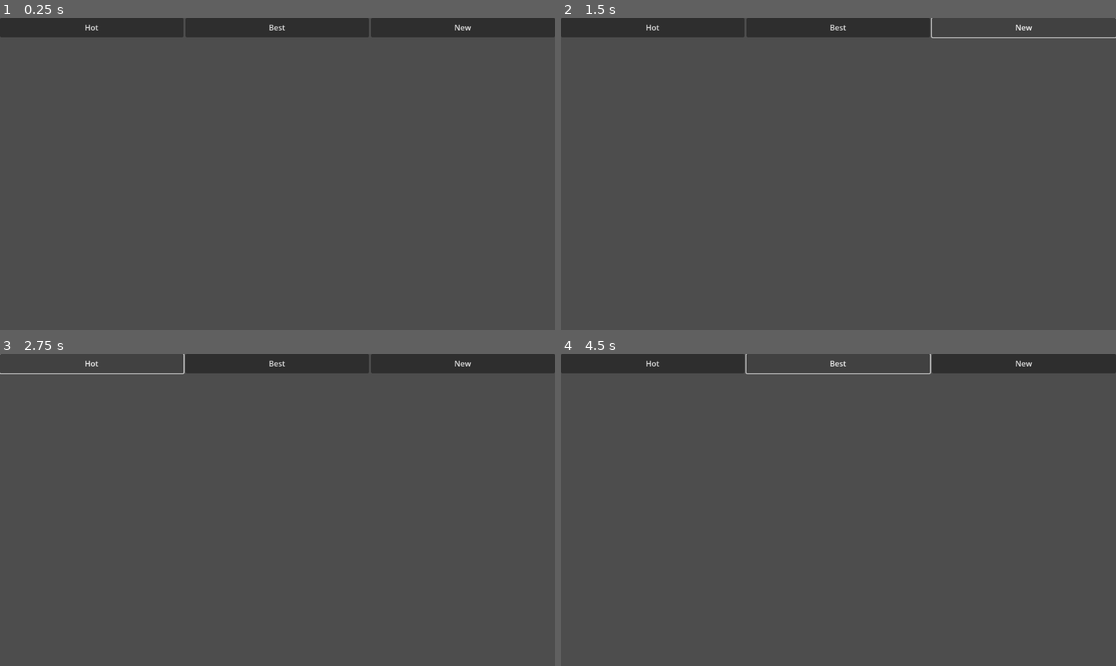
Above: before the commit, frames 1-4 (two rows, left to right).
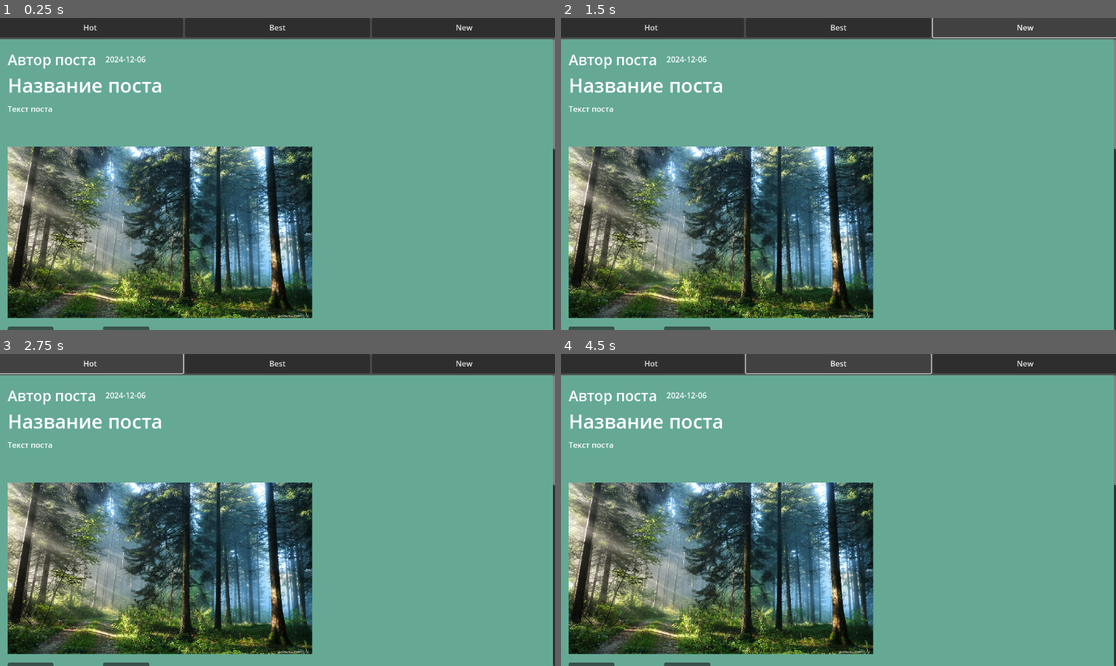
Above: after the commit, the same moments.

Repository: DanisGaleev/Jam
Game: Godot game, scene res://main/main.tscn
Same seed, same stepped clock (60 frames per second), same inputs: the game is played once before the commit and once after it.
Inputs:
- Up to frame 1 (0.25 s): no input
- Up to frame 2 (1.5 s): click "New" at 0.5 s; click "New" at 1.25 s
- Up to frame 3 (2.75 s): click "Hot" at 2 s
- Up to frame 4 (4.5 s): click "Best" at 2.75 s; click "Hot" at 3.5 s; click "Best" at 4.25 s

The runs differ from the first frame. In frame 1, 90% of the frame differs, in the area x 0-100%, y 0-100%; in frame 2, 90%; in frame 3, 90%; in frame 4, 90%.
Error before the commit: Attempt to call function 'get_as_text' in base 'null instance' on a null instance. (res://main/main.gd:7)

Commit message:
add image to posts

Diff:
--- a/main/main.gd
+++ b/main/main.gd
@@ -2,7 +2,7 @@
 
 
 func _ready():
-	var file = FileAccess.open("res://themas.json", FileAccess.READ)
+	var file = FileAccess.open("res://thema/themas.json", FileAccess.READ)
 	var json = JSON.new()
 	json.parse(file.get_as_text())
 
@@ -15,4 +15,11 @@
 		pst.date.text = post.publication_date
 		pst.title.text = post.title
 		pst.body.text = post.body
+		if post.photo:
+			pst.image.texture = load(post.photo)
+			pst.image.custom_minimum_size = Vector2(1000, 0)
+			pst.image.expand_mode = TextureRect.EXPAND_IGNORE_SIZE
+			pst.image.stretch_mode = TextureRect.STRETCH_KEEP_ASPECT
+			pst.image.size_flags_stretch_ratio = 8
+			pst.custom_minimum_size.y = 648
 		pst.views.text = str(post.views)
--- a/thema/thema.gd
+++ b/thema/thema.gd
@@ -4,6 +4,7 @@
 @onready var date = $MarginContainer/VBoxContainer/HBoxContainer2/Date
 @onready var title = $MarginContainer/VBoxContainer/Title
 @onready var body = $MarginContainer/VBoxContainer/Body
+@onready var image: TextureRect = $MarginContainer/VBoxContainer/Image
 @onready var views = $MarginContainer/VBoxContainer/HBoxContainer/Views
 
 var comments: Array = []
--- a/thema/thema.tscn
+++ b/thema/thema.tscn
@@ -6,9 +6,11 @@
 bg_color = Color(0.396288, 0.661947, 0.581721, 1)
 
 [node name="Thema" type="Panel"]
-custom_minimum_size = Vector2(576, 324)
+custom_minimum_size = Vector2(1152, 324)
 offset_right = 1152.0
-offset_bottom = 648.0
+offset_bottom = 324.0
+size_flags_horizontal = 0
+size_flags_vertical = 3
 theme_override_styles/panel = SubResource("StyleBoxFlat_u2fp3")
 script = ExtResource("1_mm71g")
 
@@ -29,6 +31,7 @@
 
 [node name="HBoxContainer2" type="HBoxContainer" parent="MarginContainer/VBoxContainer"]
 layout_mode = 2
+size_flags_vertical = 3
 
 [node name="Author" type="Label" parent="MarginContainer/VBoxContainer/HBoxContainer2"]
 custom_minimum_size = Vector2(80, 0)
@@ -53,7 +56,7 @@
 
 [node name="Title" type="Label" parent="MarginContainer/VBoxContainer"]
 layout_mode = 2
-size_flags_vertical = 1
+size_flags_vertical = 3
 theme_override_font_sizes/font_size = 40
 text = "TITLE"
 vertical_alignment = 1
@@ -61,9 +64,18 @@
 [node name="Body" type="Label" parent="MarginContainer/VBoxContainer"]
 custom_minimum_size = Vector2(0, 80)
 layout_mode = 2
+size_flags_vertical = 6
 size_flags_stretch_ratio = 2.07
-text = "Some textSome textSome textSome textSome tSome textSome textSome textSome textSome tSome textSome textSome textSome textSome tSome textSome textSome textSome textSome tSome textSome textSome textSome textSome tSome textSome textSome textSome textSome tSome textSome textSome textSome textSome tSome textSome textSome textSome textSome tSome textSome textSome textSome textSome tSome textSome textSome textSome textSome tSome textSome textSome textSome textSome tSome textSome textSome textSome textSome tSome textSome textSome textSome textSome tSome textSome textSome textSome textSome tSome textSome textSome textSome textSome t"
+text = "поТекстТекстТекстТекстТекстТекстТекстТекстТекстТекстТекстТекстТекстТекстТекстТекстТекстТекстТекстТекстТекстТекстТекстТекстТекстТекстТекстТекстТекстТекстТекстТекстТекстТекстТекстТекстТекстТекстТекстТекстТекстТекстста"
 autowrap_mode = 2
+
+[node name="Image" type="TextureRect" parent="MarginContainer/VBoxContainer"]
+custom_minimum_size = Vector2(1000, 0)
+layout_mode = 2
+size_flags_vertical = 3
+size_flags_stretch_ratio = 8.74
+expand_mode = 1
+stretch_mode = 5
 
 [node name="HBoxContainer" type="HBoxContainer" parent="MarginContainer/VBoxContainer"]
 layout_mode = 2
--- a/thema/themas.json
+++ b/thema/themas.json
@@ -4,7 +4,7 @@
 	  "id": 1,
 	  "title": "Название поста",
 	  "publication_date": "2024-12-06",
-	  "photo": null,
+	  "photo": "res://forest.jpg",
 	  "body": "Текст поста",
 	  "author": "Автор поста",
 	  "views": 500,
@@ -21,7 +21,23 @@
 	  "title": "поста",
 	  "publication_date": "2024-12-06",
 	  "photo": null,
-	  "body": "Текст поста",
+	  "body": "  woehw ewfoiwhf wepofhqwog  iwhwo  ww ww wohwowowo wo wohwohwo wo wowohow hwoghwohgo  eoeoeh  oehoe oehfoe eogheo eooq eoeo oefheo  wo woh wowo owwogh w owhwo wo wo owhfwhf wo wohfwohfow wohwoho wo ow owfhow wo owhfow w ohwohowhgo wohgow ow wowhfowho wo  поста",
+	  "author": "Автор поста",
+	  "views": 50,
+	  "comments": [
+		{
+		  "user_name": "Иван Иванов",
+		  "comment_date": "2024-12-06T14:30:00",
+		  "text": "Отличный пост!"
+		}
+	  ]
+	},
+	{
+	  "id": 3,
+	  "title": "поста",
+	  "publication_date": "2024-12-06",
+	  "photo": "res://forest.jpg",
+	  "body": "Текст  woehw ewfoiwhf wepofhqwog  iwhwo  ww ww wohwowowo wo wohwohwo wo wowohow hwoghwohgo  eoeoeh  oehoe oehfoe eogheo eooq eoeo oefheo  wo woh wowo owwogh w owhwo wo wo owhfwhf wo wohfwohfow wohwoho wo ow owfhow wo owhfow w ohwohowhgo wohgow ow wowhfowho wo ",
 	  "author": "Автор поста",
 	  "views": 50,
 	  "comments": [
